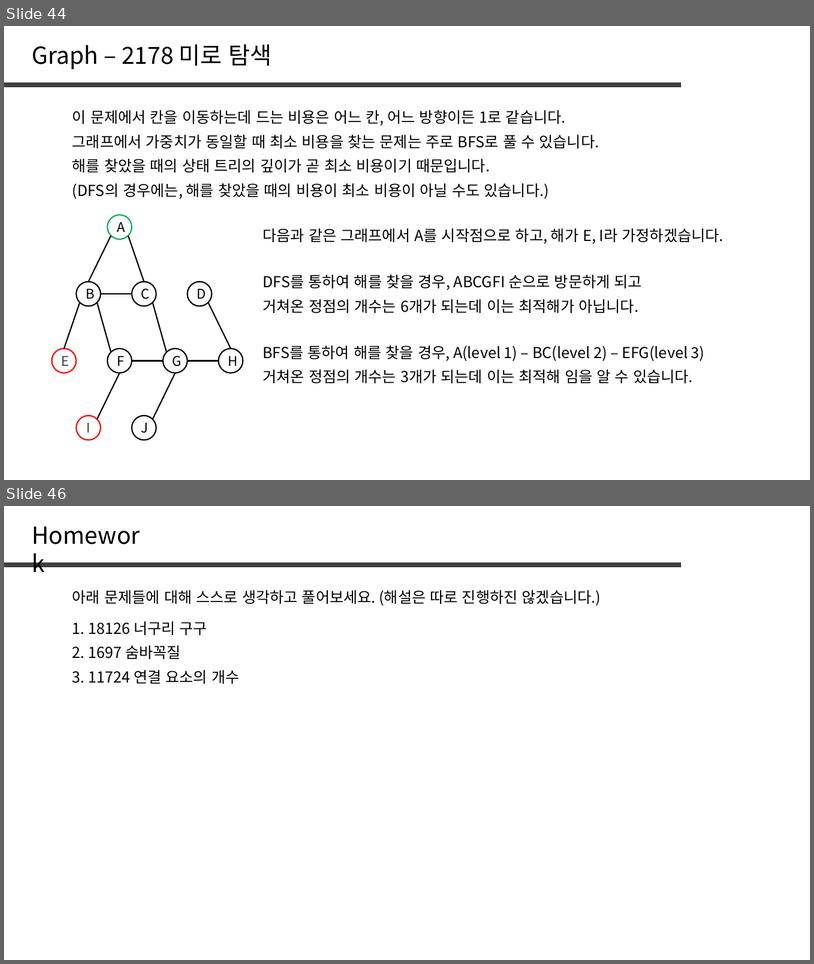
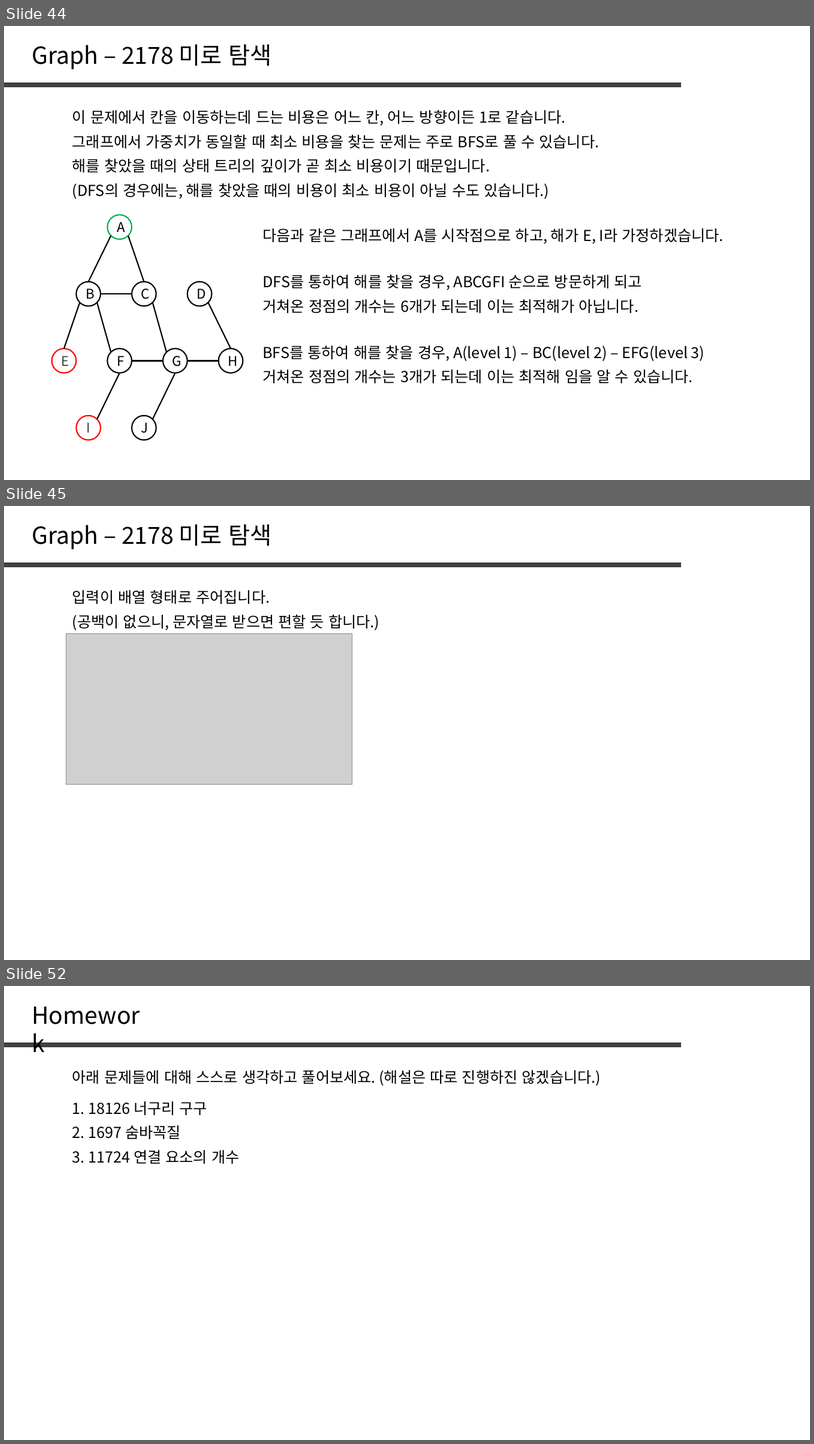
Before and after one commit to jaehoo1/PS-study, a slide deck: study/8_Tree, Graph.pptx. Shown one above the other, each under a label of ours: slides 44 and 46 before the commit, slides 44, 45 and 52 after it; the slides between them are not shown. The pictures are 814x964 and 814x1444 pixels, drawn with LibreOffice and Linux fonts; fonts in the diff are those of the drawing; grey boxes stand for pictures. Boxes give left, top, right and bottom in pixels: in the first picture for what was removed or moved away, otherwise in the second. Text is boxed around its words. In the diff, an @@ line names an element or a change of style, - is before the commit and + after.

```diff
--- a/study/8_Tree, Graph.pptx
+++ b/study/8_Tree, Graph.pptx
@@ slide 45 added at (x1=4, y1=506, x2=810, y2=960), background #FFFFFF @@
@@ text added at (x1=32, y1=524, x2=272, y2=549), 28 pt, text #000000 @@
+Graph – 2178 미로 탐색
@@ line added from (4, 565) to (681, 565), #404040 6 pt @@
@@ text added at (x1=72, y1=590, x2=270, y2=604), 18 pt, text #000000 @@
+입력이 배열 형태로 주어집니다.
@@ text added at (x1=72, y1=615, x2=380, y2=630), 18 pt, text #000000 @@
+(공백이 없으니, 문자열로 받으면 편할 듯 합니다.)
@@ picture added at (x1=66, y1=634, x2=353, y2=784) @@
@@ what was slide 46 is now slide 52 @@
```
Also in this commit, not shown: 1 slide changed, 6 other slides added, 1 slide removed.
